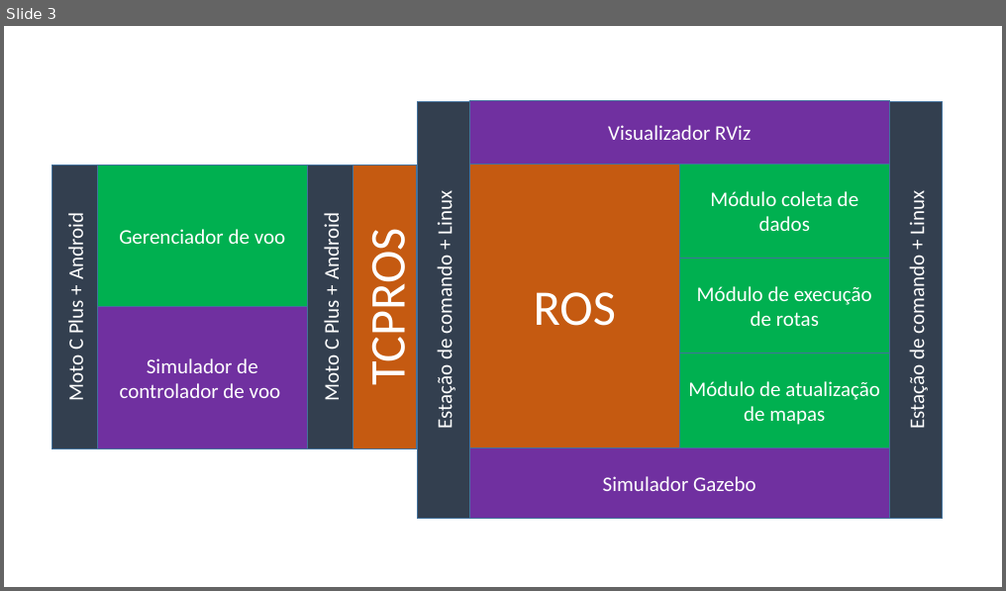
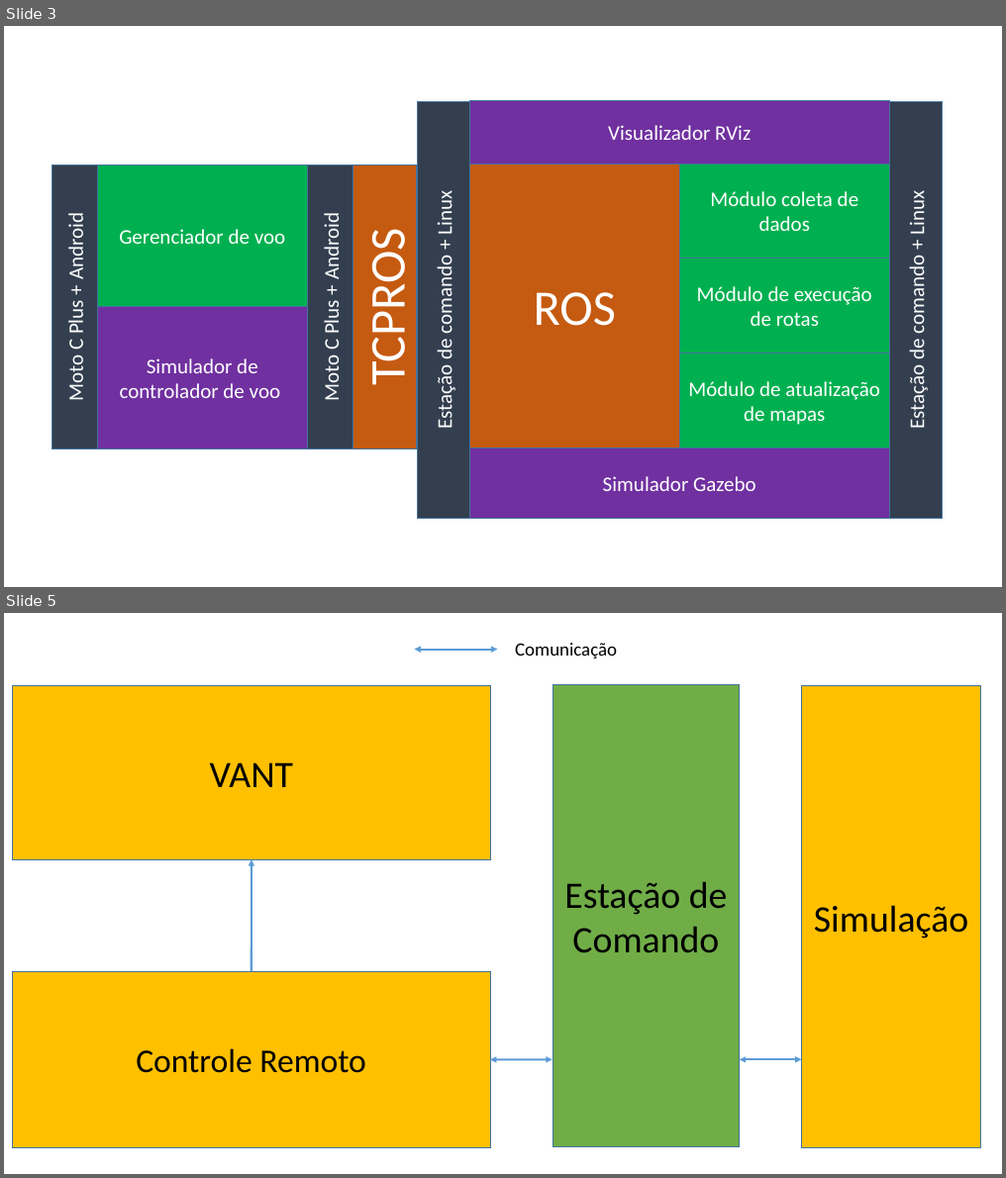
Before and after one commit to matheuskraemer/pfc, a slide deck: doc/diagramas/conceitual/Conceitual.pptx. Shown one above the other, each under a label of ours: slide 3 before the commit, slides 3 and 5 after it; the slides between them are not shown. The pictures are 1006x591 and 1006x1178 pixels, drawn with LibreOffice and Linux fonts; fonts in the diff are those of the drawing. Boxes give left, top, right and bottom in pixels: in the first picture for what was removed or moved away, otherwise in the second. Text is boxed around its words. In the diff, an @@ line names an element or a change of style, - is before the commit and + after.

```diff
--- a/doc/diagramas/conceitual/Conceitual.pptx
+++ b/doc/diagramas/conceitual/Conceitual.pptx
@@ slide 5 added at <box>4,613,1002,1174</box>, background #FFFFFF @@
@@ group added at <box>12,643,982,1149</box>: 4 rectangles, 3 double arrows, 1 arrow, 1 text @@
+VANT
+Controle Remoto
+Estação de Comando
+Simulação
+Comunicação
```
Also in this commit, not shown: 1 other slide added, 1 other file.
